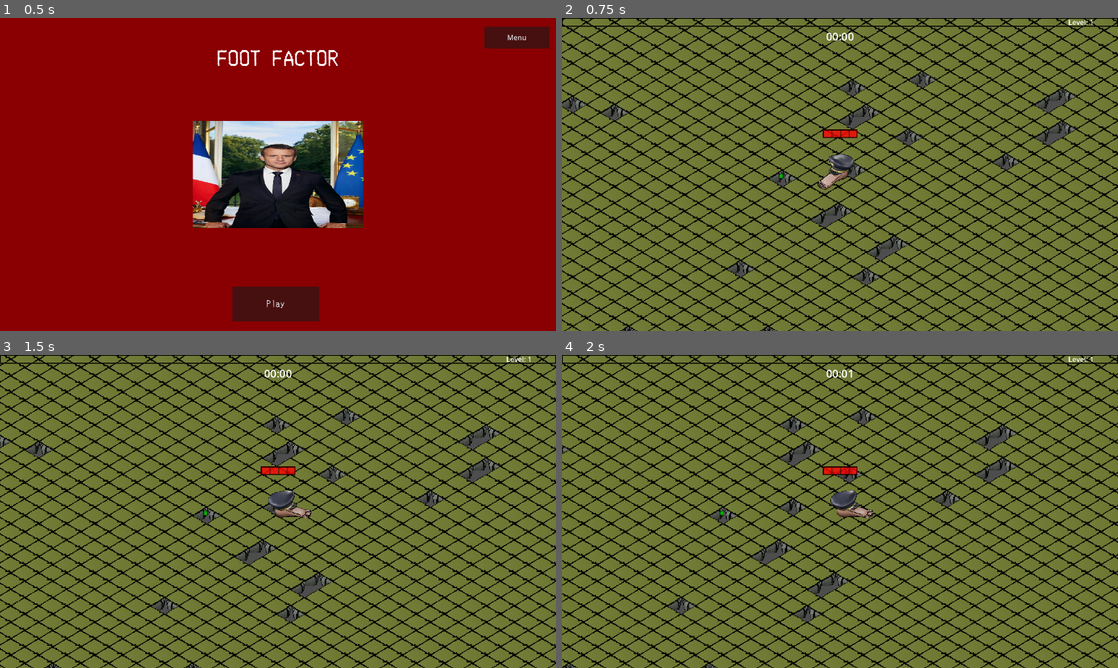
Above: before the commit, frames 1-4 (two rows, left to right).
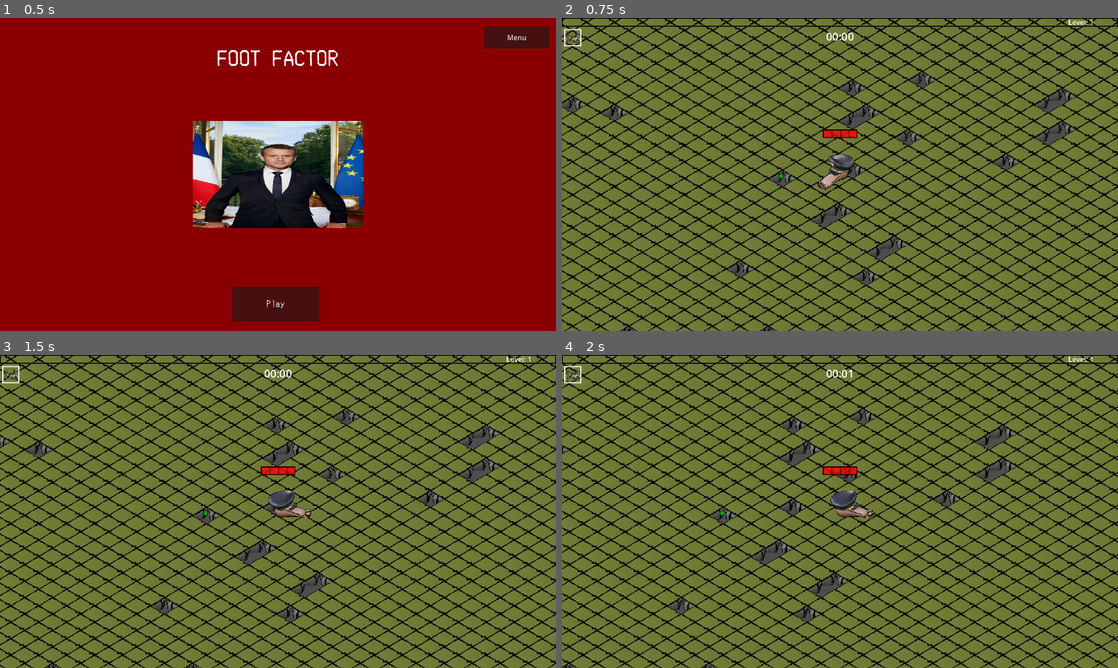
Above: after the commit, the same moments.

Repository: rat-balls/FootFactor
Game: Godot game, scene res://Scenes/TitleScreen/menu.tscn
Same seed, same stepped clock (60 frames per second), same inputs: the game is played once before the commit and once after it. The engine's default icon, where the game draws it, is replaced by a stand-in: a white triangle on a blue panel in a dark square. Sound files missing from this copy of the repository are replaced by a short silence.
Inputs (mouse positions are in pixels of both pictures, inside the frame that each line leads up to):
- Up to frame 1 (0.5 s): no input
- Up to frame 2 (0.75 s): click "Play" at 0.5 s
- Up to frame 3 (1.5 s): tap Enter at 1.25 s; move the mouse to (400, 495) at 1.27 s; hold Right (Right) from 1.28 s (still down); click (400, 495) at 1.35 s
- Up to frame 4 (2 s): keep holding Right (Right)

Frame 1 is identical in both runs. In frame 2, 0.1% of the frame differs, in the area x 0-54%, y 3-37%; in frame 3, 0.1%; in frame 4, 0.1%.

Commit message:
Added sticky weapon

Diff:
--- a/Scenes/Prefabs/Player/Attacks/staby.tscn
+++ b/Scenes/Prefabs/Player/Attacks/staby.tscn
@@ -11,7 +11,7 @@
 top_level = true
 scale = Vector2(0.1, 0.1)
 collision_layer = 4
-collision_mask = 0
+collision_mask = 4
 script = ExtResource("1_lb4wc")
 
 [node name="Sprite2D" type="Sprite2D" parent="."]
--- /dev/null
+++ b/Scenes/Prefabs/Player/Attacks/sticky.tscn
@@ -0,0 +1,49 @@
+[gd_scene load_steps=5 format=3 uid="uid://b183laeiwt5np"]
+
+[ext_resource type="Script" uid="uid://2vn0rt11gmnm" path="res://Scripts/Player/Attacks/sticky.gd" id="1_05lwy"]
+[ext_resource type="Texture2D" uid="uid://bdkysqo7f5xni" path="res://Assets/Sprites/Player/Attacks/STABY.png" id="2_w38c3"]
+[ext_resource type="AudioStream" uid="uid://x0nm6hkhee0o" path="res://Assets/SFX/Révolution Verte.mp3" id="3_key07"]
+
+[sub_resource type="RectangleShape2D" id="RectangleShape2D_05lwy"]
+size = Vector2(12.06, 18.34)
+
+[node name="Sticky" type="Area2D" groups=["attack"]]
+top_level = true
+scale = Vector2(0.1, 0.1)
+collision_layer = 4
+collision_mask = 4
+script = ExtResource("1_05lwy")
+
+[node name="Sprite2D" type="Sprite2D" parent="."]
+z_index = 10
+scale = Vector2(0.05, 0.05)
+texture = ExtResource("2_w38c3")
+
+[node name="CollisionShape2D" type="CollisionShape2D" parent="."]
+position = Vector2(-1.35525e-19, 3.55271e-14)
+rotation = 1.5708
+shape = SubResource("RectangleShape2D_05lwy")
+
+[node name="Duration" type="Timer" parent="."]
+unique_name_in_owner = true
+wait_time = 7.0
+
+[node name="MaxDuration" type="Timer" parent="."]
+unique_name_in_owner = true
+wait_time = 10.0
+autostart = true
+
+[node name="snd_play" type="AudioStreamPlayer2D" parent="."]
+stream = ExtResource("3_key07")
+volume_db = -25.782
+
+[node name="PropagateTimer" type="Timer" parent="."]
+wait_time = 3.4
+
+[node name="DamageTimer" type="Timer" parent="."]
+wait_time = 0.5
+
+[connection signal="timeout" from="Duration" to="." method="_on_duration_timeout"]
+[connection signal="timeout" from="MaxDuration" to="." method="_on_duration_timeout"]
+[connection signal="timeout" from="PropagateTimer" to="." method="_on_propagate_timer_timeout"]
+[connection signal="timeout" from="DamageTimer" to="." method="_on_damage_timer_timeout"]
--- a/Scenes/Prefabs/Player/player.tscn
+++ b/Scenes/Prefabs/Player/player.tscn
@@ -77,6 +77,13 @@
 
 [node name="StabyBase" type="Node2D" parent="Attacks"]
 unique_name_in_owner = true
+
+[node name="StickyTimer" type="Timer" parent="Attacks"]
+unique_name_in_owner = true
+wait_time = 3.0
+
+[node name="StickyAttackTimer" type="Timer" parent="Attacks/StickyTimer"]
+wait_time = 0.075
 
 [node name="EnemyDetectionArea" type="Area2D" parent="."]
 collision_layer = 4
@@ -310,6 +317,8 @@
 [connection signal="timeout" from="Attacks/LetterOpenerTimer/LetterOpenerAttackTimer" to="." method="_on_letterOpener_attack_timer_timeout"]
 [connection signal="timeout" from="Attacks/LetterTimer" to="." method="_on_letter_timer_timeout"]
 [connection signal="timeout" from="Attacks/LetterTimer/LetterAttackTimer" to="." method="_on_letter_attack_timer_timeout"]
+[connection signal="timeout" from="Attacks/StickyTimer" to="." method="_on_sticky_timer_timeout"]
+[connection signal="timeout" from="Attacks/StickyTimer/StickyAttackTimer" to="." method="_on_sticky_attack_timer_timeout"]
 [connection signal="body_entered" from="EnemyDetectionArea" to="." method="_on_enemy_detection_area_body_entered"]
 [connection signal="body_exited" from="EnemyDetectionArea" to="." method="_on_enemy_detection_area_body_exited"]
 [connection signal="hurt" from="HurtBox" to="." method="_on_hurt_box_hurt"]
--- a/Scripts/Player/Attacks/staby.gd
+++ b/Scripts/Player/Attacks/staby.gd
@@ -3,7 +3,7 @@
 var level = 1
 var hp = 99999999
 var speed = 250
-var damage = 10
+var damage = 15
 var knockback_amount = 200
 var attack_size = 1.0
 var attack_speed = 5
@@ -28,32 +28,32 @@
 	level = player.staby_level
 	match level:
 		1:
-			hp = 9999
-			speed = 200.0
-			damage = 10
-			knockback_amount = 100
-			attack_size = 1.0 * (1 + player.spell_size)
-			attack_speed = 5.0 * (1 - player.spell_cooldown)
-		2:
-			hp = 9999
-			speed = 200.0
-			damage = 10
-			knockback_amount = 100
-			attack_size = 1.0 * (1 + player.spell_size)
-			attack_speed = 4.0 * (1 - player.spell_cooldown)
-		3:
-			hp = 9999
+			hp = 99999999
 			speed = 300.0
 			damage = 15
 			knockback_amount = 120
 			attack_size = 1.0 * (1 + player.spell_size)
-			attack_speed = 4.0 * (1 - player.spell_cooldown)
-		3:
-			hp = 9999
-			speed = 300.0
+			attack_speed = 5.0 * (1 - player.spell_cooldown)
+		2:
+			hp = 99999999
+			speed = 400.0
 			damage = 15
 			knockback_amount = 150
 			attack_size = 1.0 * (1 + player.spell_size)
+			attack_speed = 4.0 * (1 - player.spell_cooldown)
+		3:
+			hp = 99999999
+			speed = 400.0
+			damage = 30
+			knockback_amount = 150
+			attack_size = 1.5 * (1 + player.spell_size)
+			attack_speed = 4.0 * (1 - player.spell_cooldown)
+		3:
+			hp = 99999999
+			speed = 500.0
+			damage = 40
+			knockback_amount = 200
+			attack_size = 1.5 * (1 + player.spell_size)
 			attack_speed = 3.0 * (1 - player.spell_cooldown)
 
 	scale = Vector2(1.0, 1.0) * attack_size
--- /dev/null
+++ b/Scripts/Player/Attacks/sticky.gd
@@ -0,0 +1,97 @@
+extends Area2D
+
+var level = 1
+var hp = 9999
+var speed = 250
+var damage = 15
+var knockback_amount = 200
+var attack_size = 1.0
+var attack_speed = 5
+
+var target = Vector2.ZERO
+var target_array = [Vector2.ZERO]
+var angle = Vector2.ZERO
+var sticked = false
+var propagated = 0
+var sticked_enemy
+
+@onready var player: CharacterBody2D = get_tree().get_first_node_in_group("player")
+@onready var sprite: Sprite2D = $Sprite2D
+@onready var snd_play: AudioStreamPlayer2D = $snd_play
+@onready var collision: CollisionShape2D = $CollisionShape2D
+@onready var duration: Timer = %Duration
+@onready var propagate_timer: Timer = $PropagateTimer
+@onready var damage_timer: Timer = $DamageTimer
+const STICKY = preload("res://Scenes/Prefabs/Player/Attacks/sticky.tscn")
+
+func _ready():
+	level = player.sticky_level
+	match level:
+		1:
+			hp = 9999
+			speed = 200.0
+			damage = 0.5
+			knockback_amount = 50
+			attack_size = 1.0 * (1 + player.spell_size)
+			attack_speed = 7.0 * (1 - player.spell_cooldown)
+		2:
+			hp = 9999
+			speed = 200.0
+			damage = 0.75
+			knockback_amount = 50
+			attack_size = 1.0 * (1 + player.spell_size)
+			attack_speed = 7.0 * (1 - player.spell_cooldown)
+		3:
+			hp = 9999
+			speed = 300.0
+			damage = 0.75
+			knockback_amount = 100
+			attack_size = 1.0 * (1 + player.spell_size)
+			attack_speed = 6.0 * (1 - player.spell_cooldown)
+		3:
+			hp = 9999
+			speed = 400.0
+			damage = 1
+			knockback_amount = 150
+			attack_size = 1.0 * (1 + player.spell_size)
+			attack_speed = 5.0 * (1 - player.spell_cooldown)
+
+	scale = Vector2(1.0, 1.0) * attack_size
+
+func _physics_process(delta):
+	if(target && !sticked):
+		angle = global_position.direction_to(target)
+		position += angle * speed * delta
+	elif sticked_enemy && sticked:
+		global_position = sticked_enemy.global_position
+
+func enemy_hit(charge = 1):
+	hp -= charge
+
+func enemy_stick(enemy):
+	collision.call_deferred("set_disabled", true)
+	sticked_enemy = enemy
+	sticked = true
+	duration.start()
+	propagate_timer.start()
+	damage_timer.start()
+
+func _on_duration_timeout() -> void:
+	queue_free()
+
+func _on_damage_timer_timeout() -> void:
+	if(sticked_enemy):
+		sticked_enemy.hurt.emit(damage, angle, knockback_amount, false)
+		damage_timer.start()
+
+func _on_propagate_timer_timeout() -> void:
+	print(propagated)
+	print(player.sticky_propagate_count)
+	if(propagated < player.sticky_propagate_count && sticked):
+		for i in player.sticky_propagateammo + player.additional_attack :
+			var new_sticky: Area2D = STICKY.instantiate()
+			new_sticky.propagated = 1 + propagated
+			new_sticky.target = player.get_random_target()
+			new_sticky.global_position = global_position
+			get_parent().add_child(new_sticky)
+	propagate_timer.start()
--- a/Scripts/Player/player.gd
+++ b/Scripts/Player/player.gd
@@ -2,8 +2,8 @@
 
 var normal_movement_speed = 300.0
 var movement_speed = 300.0
-var hp = 8000
-var maxhp = 8000
+var hp = 80
+var maxhp = 80
 var last_movement = Vector2.UP
 
 var time = 0
@@ -16,6 +16,7 @@
 const letterOpener: Resource = preload("res://Scenes/Prefabs/Player/Attacks/letterOpener.tscn")
 const letter: Resource = preload("res://Scenes/Prefabs/Player/Attacks/letter.tscn")
 const staby: Resource = preload("res://Scenes/Prefabs/Player/Attacks/staby.tscn")
+const STICKY = preload("res://Scenes/Prefabs/Player/Attacks/sticky.tscn")
 
 #Attack Nodes
 @onready var letterOpenerTimer: Timer = get_node("%LetterOpenerTimer")
@@ -23,6 +24,8 @@
 @onready var letterTimer: Timer = get_node("%LetterTimer")
 @onready var letterAttackTimer: Timer =  letterOpenerTimer.get_node("%LetterAttackTimer")
 @onready var staby_base: Node2D = get_node("%StabyBase")
+@onready var sticky_timer: Timer = %StickyTimer
+@onready var sticky_attack_timer: Timer = $Attacks/StickyTimer/StickyAttackTimer
 
 
 #UPGRADES
@@ -40,6 +43,14 @@
 var letterOpener_attackspeed = 2
 var letterOpener_level = 0
 
+#sticky Nodes
+var sticky_ammo = 0
+var sticky_baseammo = 0
+var sticky_propagateammo = 3
+var sticky_propagate_count = 1
+var sticky_attackspeed = 6
+var sticky_level = 0
+
 #Letter Nodes
 var letter_ammo = 0
 var letter_baseammo = 0
@@ -56,7 +67,6 @@
 var mov: Vector2 = Vector2.ZERO
 
 @onready var sprite = $Sprite2D
-@onready var walkTimer = get_node("%walkTimer")
 
 #GUI
 @onready var expBar = get_node("%ExperienceBar")
@@ -76,6 +86,10 @@
 func _ready():
 	set_expBar(experience, calculate_experiencecap())
 	_on_hurt_box_hurt(0, 0, 0, false)
+	upgrade_character("sticky1")
+	upgrade_character("sticky2")
+	upgrade_character("sticky3")
+	upgrade_character("sticky4")
 
 func _physics_process(_delta: float) -> void:
 	movement()
@@ -115,15 +129,40 @@
 
 func attack():
 	if(letterOpener_level > 0):
-		letterOpenerTimer.wait_time = letterOpener_attackspeed * (1 - spell_cooldown)
+		var attacktime = letterOpener_attackspeed * (1 - spell_cooldown)
+		letterOpenerTimer.wait_time = attacktime if attacktime > 0 else 0.1
 		if letterOpenerTimer.is_stopped():
 			letterOpenerTimer.start()
+	if(sticky_level > 0):
+		var attacktime = sticky_attackspeed * (1 - spell_cooldown)
+		sticky_timer.wait_time = attacktime if attacktime > 0 else 0.1
+		if sticky_timer.is_stopped():
+			sticky_timer.start()
 	if(letter_level > 0):
-		letterTimer.wait_time = letter_attackspeed * (1 - spell_cooldown)
+		var attacktime = letter_attackspeed * (1 - spell_cooldown)
+		letterTimer.wait_time = attacktime if attacktime > 0 else 0.1
 		if letterTimer.is_stopped():
 			letterTimer.start()
 	if staby_level > 0:
 		spawn_staby()
+
+
+func _on_sticky_timer_timeout() -> void:
+	sticky_ammo += sticky_baseammo
+	sticky_attack_timer.start()
+
+func _on_sticky_attack_timer_timeout() -> void:
+	if sticky_ammo > 0:
+		var sticky_attack = STICKY.instantiate()
+		sticky_attack.position = position
+		sticky_attack.target = get_random_target()
+		sticky_attack.level = sticky_level
+		add_child(sticky_attack)
+		sticky_ammo -= 1
+		if sticky_ammo > 0:
+			sticky_attack_timer.start()
+		else:
+			sticky_attack_timer.stop()
 
 
 func _on_letterOpener_timer_timeout():
@@ -185,9 +224,9 @@
 
 func _on_hurt_box_hurt(damage: Variant, _angle, _knockback, slowing) -> void:
 	if slowing:
-		movement_speed -= movement_speed * 0.7
-		var slow_tween = create_tween()
-		slow_tween.tween_property(self, "movement_speed", normal_movement_speed, 1.5).set_ease(Tween.EASE_OUT)
+		movement_speed -= movement_speed * 0.5
+		var slow_tween = self.create_tween()
+		slow_tween.tween_property(self, "movement_speed", normal_movement_speed, 1.5).set_trans(Tween.TRANS_QUINT).set_ease(Tween.EASE_OUT)
 		slow_tween.play()
 	hp -= clamp(damage - armor, 1.0, 999.0)
 	health_bar.max_value = maxhp
@@ -280,6 +319,20 @@
 
 func upgrade_character(upgrade):
 	match upgrade:
+		"sticky1":
+			sticky_level = 1
+			sticky_attackspeed -= 0.5
+			sticky_baseammo += 1
+		"sticky2":
+			sticky_level = 2
+			sticky_propagateammo += 1
+		"sticky3":
+			sticky_level = 3
+			sticky_attackspeed -= 0.5
+		"sticky4":
+			sticky_level = 4
+			sticky_attackspeed -= 0.5
+			sticky_propagate_count += 1
 		"letter_opener1":
 			letterOpener_level = 1
 			letterOpener_attackspeed -= 0.5
--- a/Scripts/Utility/hurt_box.gd
+++ b/Scripts/Utility/hurt_box.gd
@@ -8,6 +8,7 @@
 signal hurt(damage, angle, knockback)
 
 var hit_once_array = []
+var sticked = false
 
 func _on_area_entered(area: Area2D) -> void:
 	if area.is_in_group("attack"):
@@ -37,7 +38,9 @@
 			emit_signal("hurt", damage, angle, knockback, slowing)
 			if area.has_method("enemy_hit"):
 				area.enemy_hit(1)
-
+			if area.has_method("enemy_stick") && !sticked:
+				sticked = true
+				area.enemy_stick(self)
 
 func _on_disable_timer_timeout() -> void:
 	collision.call_deferred("set", "disabled", false)
--- a/Scripts/Utility/upgrade_db.gd
+++ b/Scripts/Utility/upgrade_db.gd
@@ -4,6 +4,38 @@
 const ICON_PATH = "res://Assets/Sprites/Player/Skills/"
 const WEAPON_PATH = "res://Assets/Sprites/Player/Attacks/"
 const UPGRADES = {
+	"sticky1": {
+		"icon": WEAPON_PATH + "STABY.png",
+		"displayname": "sticky",
+		"details": " ",
+		"level": "Level: 1",
+		"prerequisite": [],
+		"type": "weapon"
+	},
+	"sticky2": {
+		"icon": WEAPON_PATH + "STABY.png",
+		"displayname": "sticky",
+		"details": "",
+		"level": "Level: 2",
+		"prerequisite": ["sticky1"],
+		"type": "weapon"
+	},
+	"sticky3": {
+		"icon": WEAPON_PATH + "STABY.png",
+		"displayname": "sticky",
+		"details": " ",
+		"level": "Level: 3",
+		"prerequisite": ["sticky2"],
+		"type": "weapon"
+	},
+	"sticky4": {
+		"icon": WEAPON_PATH + "STABY.png",
+		"displayname": "sticky",
+		"details": " ",
+		"level": "Level: 4",
+		"prerequisite": ["sticky3"],
+		"type": "weapon"
+	},
 	"letter_opener1": {
 		"icon": WEAPON_PATH + "ouvre_lettre.png",
 		"displayname": "Ouvre Lettre",
Binary file changed: Assets/Sprites/Enemies/snail_spritesheet.png
Not shown, added: Scripts/Player/Attacks/sticky.gd.uid
